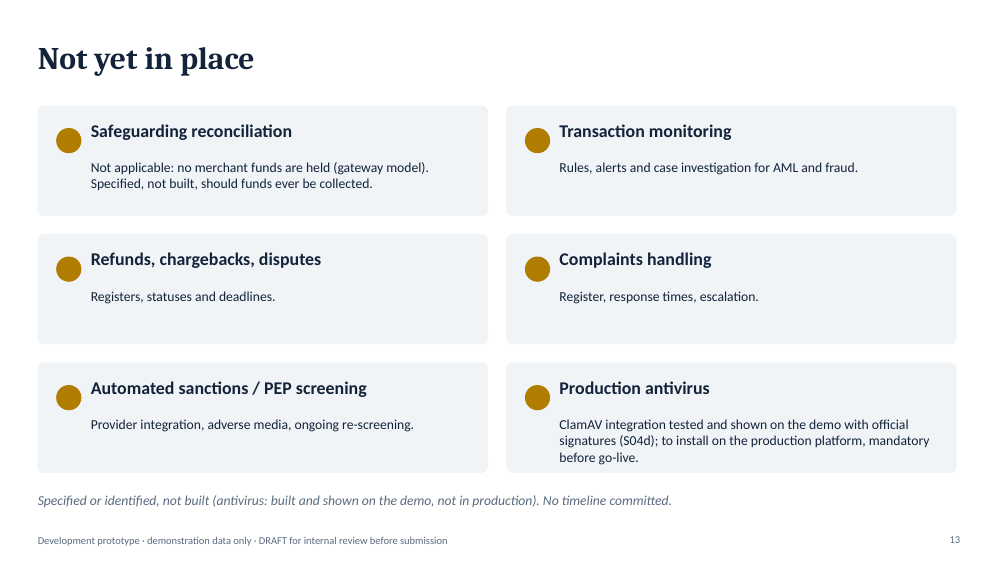
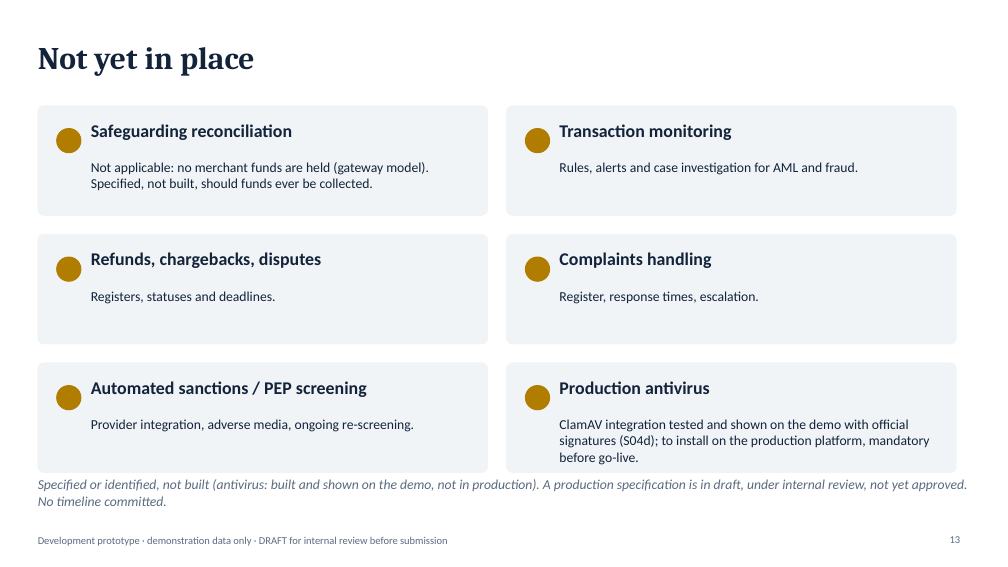
Before and after one commit to fmassonmips/mips-platform, a slide deck: slide 13 of outputs/recap/MIPS-platform-BoM-EN-DRAFT.pptx. Drawn at 1008x567 pixels with LibreOffice and Linux fonts; fonts in the diff are those of the drawing. Boxes give left, top, right and bottom in pixels: in the first picture for what was removed or moved away, otherwise in the second. Text is boxed around its words. In the diff, an @@ line names an element or a change of style, - is before the commit and + after.

```diff
--- a/outputs/recap/MIPS-platform-BoM-EN-DRAFT.pptx
+++ b/outputs/recap/MIPS-platform-BoM-EN-DRAFT.pptx
@@ text at box(38, 479, 968, 506): text changed @@
-Specified or identified, not built (antivirus: built and shown on the demo, not in production). No timeline committed.
+Specified or identified, not built (antivirus: built and shown on the demo, not in production). A production specification is in draft, under internal review, not yet approved. No timeline committed.
```
Also in this commit, not shown: 1 other slide changed.
